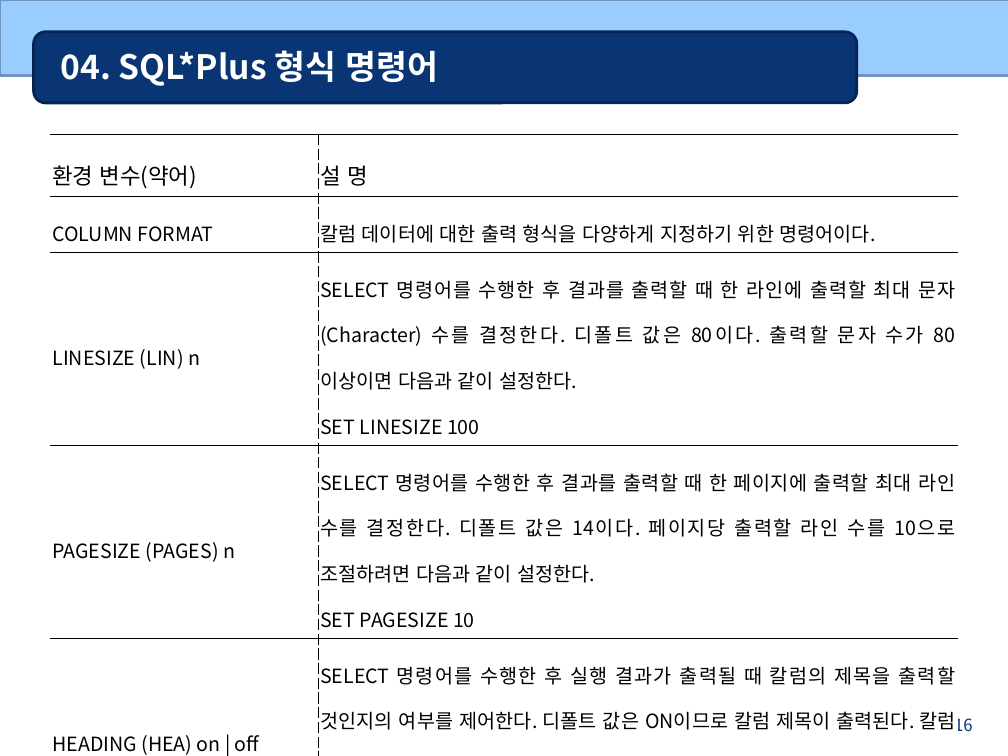
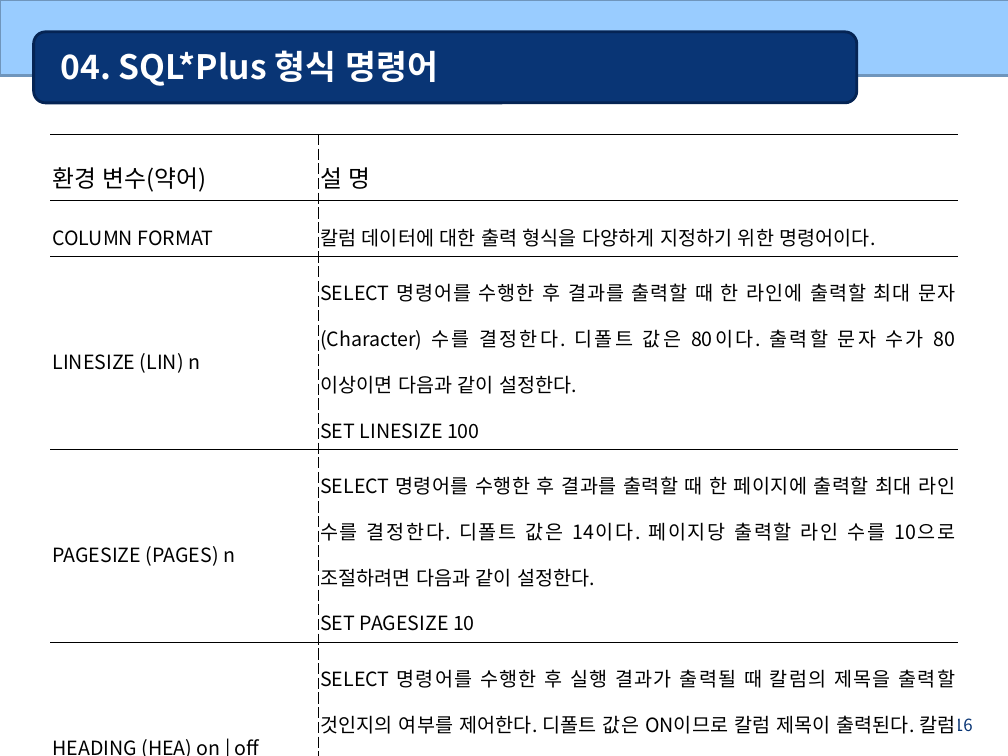
Before and after one commit to bcchoi518/Gukbi, a slide deck: slide 16 of 6_Oracle(DB)/oracle_ppt/03 SQLPLUS.ppt. Drawn at 1008x756 pixels with LibreOffice and Linux fonts; fonts in the diff are those of the drawing. Boxes give left, top, right and bottom in pixels: in the first picture for what was removed or moved away, otherwise in the second. Text is boxed around its words. In the diff, an @@ line names an element or a change of style, - is before the commit and + after.

```diff
--- a/6_Oracle(DB)/oracle_ppt/03 SQLPLUS.ppt
+++ b/6_Oracle(DB)/oracle_ppt/03 SQLPLUS.ppt
@@ table at [50, 134, 958, 756] @@
@@ size 16 to 17 pt in "환경 변수(약어)", "설 명" @@
```
Also in this commit, not shown: 6 other slides changed, 43 other files.
